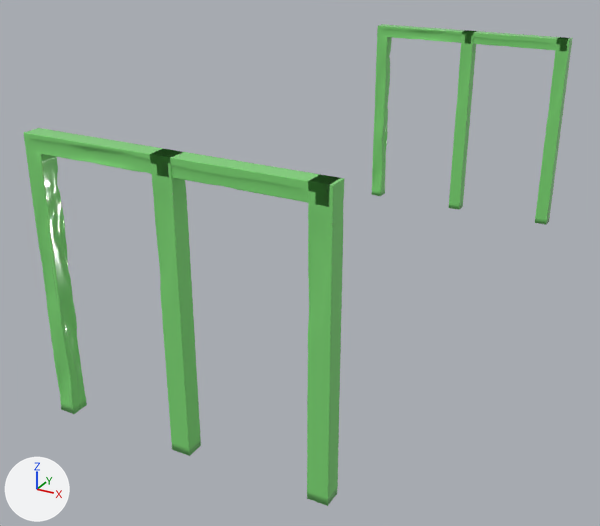
A saved change to the glTF model public/models/extras/protector_solo.glb.
Camera for both pictures: a 50 mm lens placed at (3.27, -8.63, 3.8), pointed at (-0.4, -1.97, 0.48). The lights are fixed; the arrows at lower left show +X, +Y and +Z. Vertices at the same position are counted once.

In view in the first picture: 'Протектор .001'.
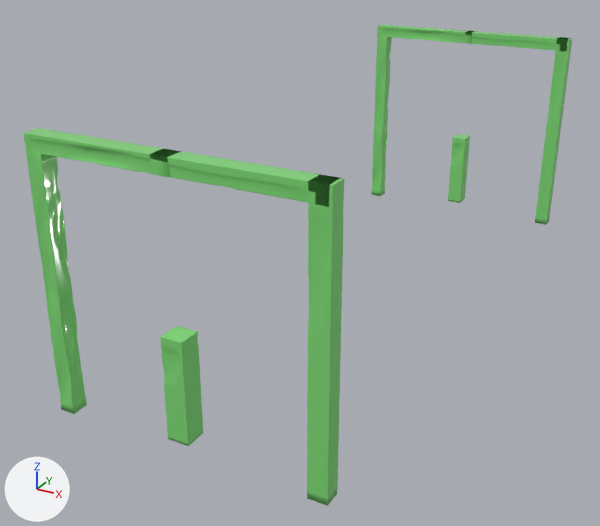
What differs and where, as boxes [x1, y1, x2, y2] in the pictures (600 x 526 px; the box of a moved part takes in the faces that stretch with it):
part 1 of me_cube_013, moved or reshaped
    before: [150, 149, 201, 456]
    after: [160, 326, 203, 446]
part 2 of me_cube_013, moved or reshaped
    before: [449, 30, 476, 210]
    after: [448, 31, 473, 203]

The change, as a list of edits to the scene's bpy script:
```text
Change me_cube_013:
    used by ob_протектор__001; location = (0.0, 0.0, 0.0)
    remove me_cube_013.from_pydata(...)  # 72206 vertices, 144128 faces; spans x -1.2..1.24, y -4.54..1.72, z -0.01..2.29
    add me_cube_013.from_pydata(...)  # 72206 vertices, 144128 faces; spans x -1.2..1.24, y -4.56..1.74, z -0.01..2.29
    me_cube_013 part 1: the loose piece of 10242 vertices spanning x -0.08..0.08, y -4.54..-4.39, z -0.01..2.29 is scaled about its middle by (1.16, 1.29, 0.377), then moved by (0.0, 0.0, -0.61)
    me_cube_013 part 2: 11453 of 72206 vertices moved; they spanned x -0.07..0.08, y 1.57..1.72, z -0.01..2.29 and now span x -0.08..0.09, y 1.55..1.74, z 0.1..2.29; mean shift (0.0, 0.0, -0.77); largest move (0.04, 1.63, -0.01) -> (-0.02, 1.72, 2.29)
```
